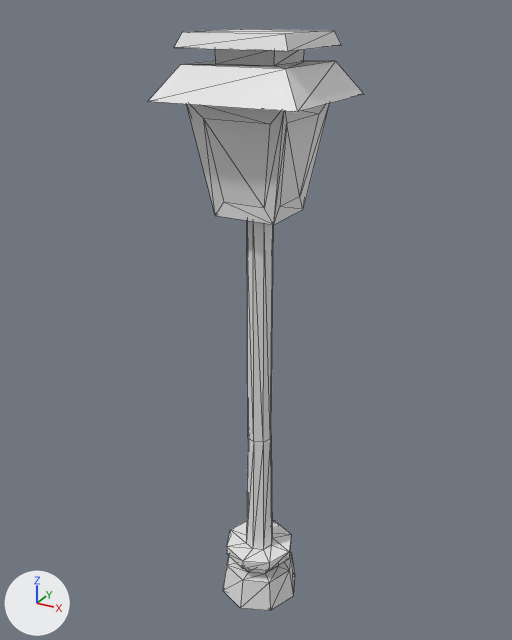
Renders of the glTF model models/lamp.glb from each side of a commit.
One viewpoint serves both versions: a camera (50 mm lens) standing at (6.55, -12.08, 7.29) and looking at (-0.21, 0.21, 1.15). Arrows for +X, +Y and +Z are at lower left; the lights stay in place. Mesh edges are drawn as thin lines. Vertices at the same position are counted once.
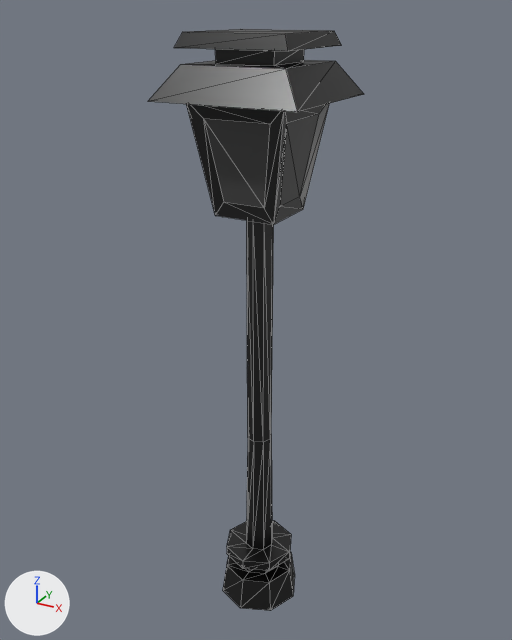
What changed in the scene script:
```text
Add mat_glass:
    mat_glass = principled_material('glass')
    mat_glass.base_color = (0.0599, 0.0599, 0.0599)  # dark grey #454545
    mat_glass.roughness = 0.126
Add mat_metal:
    mat_metal = principled_material('metal')
    mat_metal.base_color = (0.0579, 0.0579, 0.0579)  # black #444444
    mat_metal.metallic = 1.0
    mat_metal.roughness = 0.36
Change me_cylinder:
    where me_cylinder.from_pydata(...)  # 72 vertices, 140 faces; spans x -0.95..0.95, y -0.95..0.95, z -5.94..3.6
    add me_cylinder.materials.append(mat_metal)  # black #444444
Change me_cube_001:
    where me_cube_001.from_pydata(...)  # 48 vertices, 92 faces; spans x -1.48..1.48, y -1.48..1.48, z -1.0..2.32
    used by ob_cube; location = (0.0, 0.0, 4.6)
    me_cube_001 part 1: 84 faces spanning x -1.48..1.48, y -1.48..1.48, z -1.0..2.32 switch from no material to mat_metal (black #444444)
    me_cube_001 part 2: 8 faces spanning x -0.9..0.9, y -0.9..0.9, z -0.71..0.86 switch from no material to mat_glass (dark grey #454545)
```

Pixel boxes (x1, y1, x2, y2) of what changed, in the pictures (512 x 640 px):
'Cylinder', recoloured (grey to black)
    both: (223, 221, 295, 611)
part 1 of me_cube_001, recoloured (white to grey)
    both: (148, 29, 364, 225)
part 2 of me_cube_001, recoloured (grey to black)
    both: (204, 114, 319, 208)
